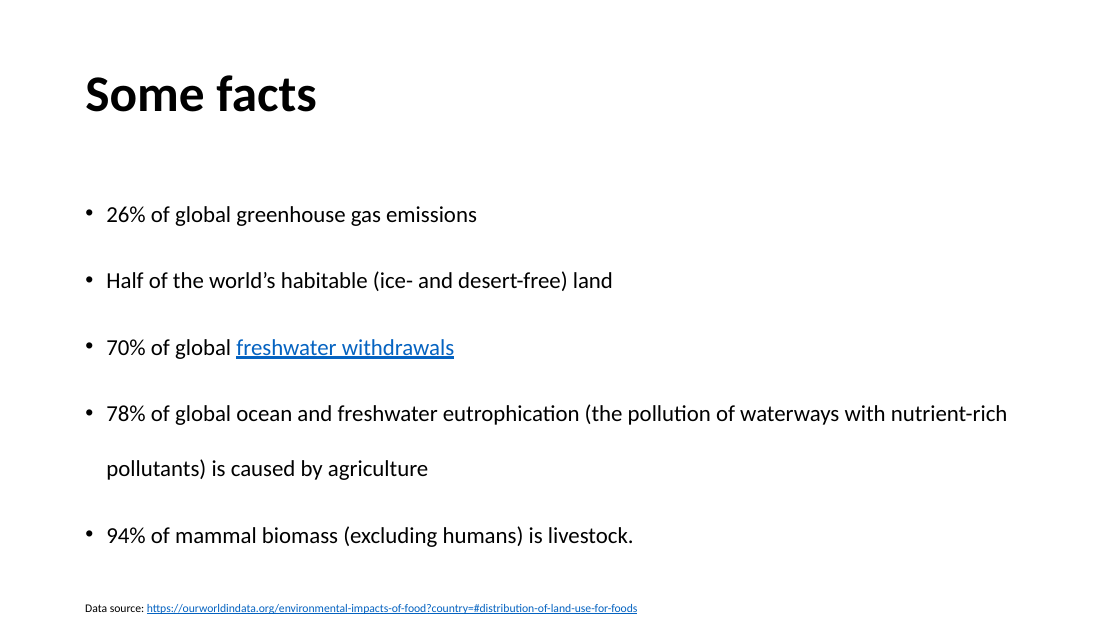
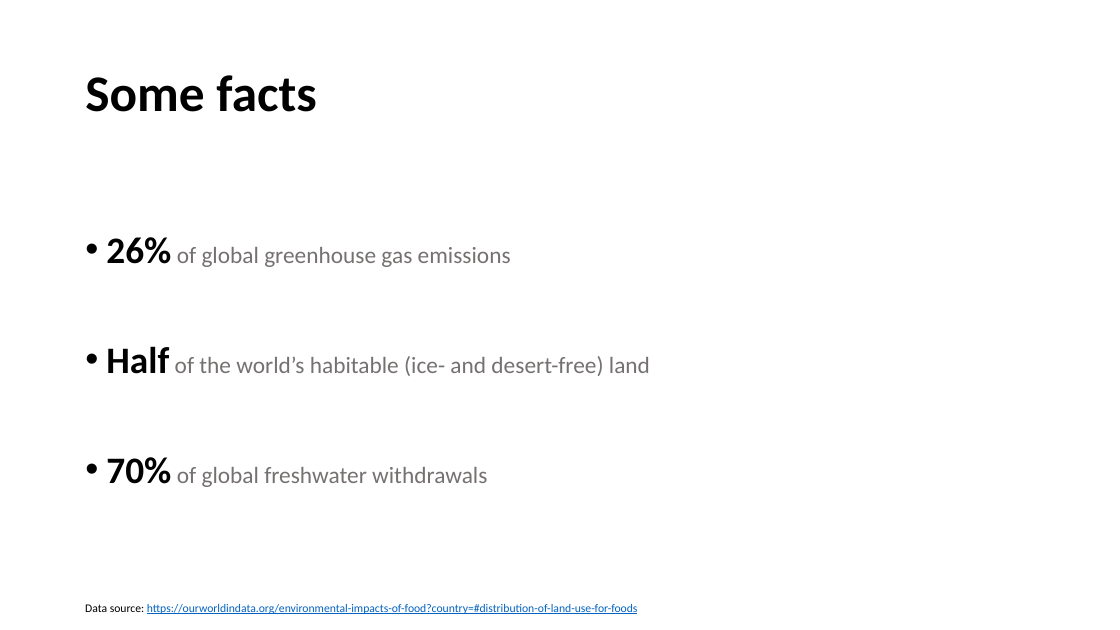
Before and after one commit to Jasc94/thebridge, a slide deck: slide 4 of 0_Project_EDA/documents/EDA_presentation.pptx (slide 5 before the commit). Drawn at 1120x630 pixels with LibreOffice and Linux fonts; fonts in the diff are those of the drawing. Boxes give left, top, right and bottom in pixels: in the first picture for what was removed or moved away, otherwise in the second. Text is boxed around its words. In the diff, an @@ line names an element or a change of style, - is before the commit and + after.

```diff
--- a/0_Project_EDA/documents/EDA_presentation.pptx
+++ b/0_Project_EDA/documents/EDA_presentation.pptx
@@ text "26% of global greenhouse gas ..." at <box>106,237,650,487</box>: size 19.6 to 32 pt, bold on in "26%", "Half", "70%"; size 19.6 to 20 pt; text colour #000000 to #767171 in "of global greenhouse gas emissions", "of the world’s habitable (ice- and desert-free) ...", "of global"; text colour #0563C1 to #767171, underline off in "freshwater withdrawals"; line spacing 2 to 2.2 @@
@@ text at <box>106,404,1008,547</box>: paragraphs removed @@
-• 78% of global ocean and freshwater eutrophication (the pollution of waterways with nutrient-rich pollutants) is caused by agriculture
-• 94% of mammal biomass (excluding humans) is livestock.
```
Also in this commit, not shown: 1 slide added, 2 slides removed, 4 other files.
